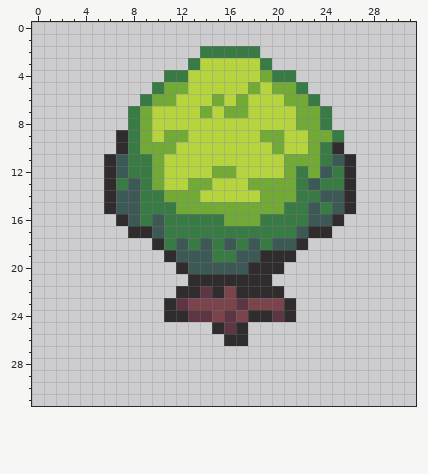
Two versions of one pixel-art file, Assets/Resources/Art/Area Tiles/Trees/leafy_green.aseprite. The picture above is the old version.
32x32 pixels, 1 frame.
Once edited:
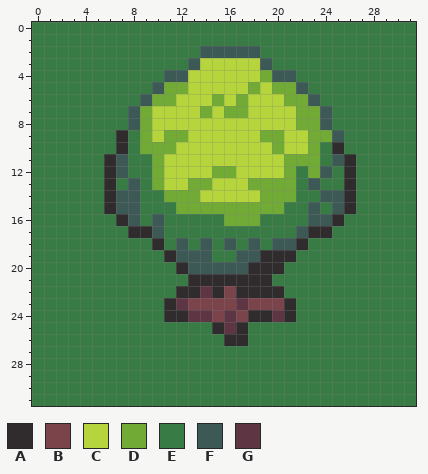
Palette (. is transparent): A #302c2e  B #7a444a  C #b6d53c  D #71aa34  E #397b44  F #3c5956  G #5e3643
The edit:
@@ x 0..31 @@
- 0 ................................
- 1 ................................
- 2 ..............EEEEE.............
- 3 .............ECCCCCE............
- 4 ...........EECCCCCCDEE..........
- 5 ..........EDDCCCCCDCDDE.........
- 6 .........EDDCCCDCDCCCDDE........
- 7 ........EDCCCCDCDDCCCCDDE.......
- 8 ........EDCCCCCCCCCCCCDDE.......
- 9 .......AEDCDDCCCCCCDDCCDDE......
-10 .......AEDDDCCCCCCCCDCCDEA......
-11 ......AFEEDCCCCCCCCCCDDDEFA.....
-12 ......AFEEDCCCCDDCCCCDEDFEA.....
-13 ......AEFEDCCDDCCCDDDDEFEEA.....
-14 ......AFFEEDDDCCCCCDDDEEFFA.....
-15 ......AFFEEEDDDDDDDDDEEFEFA.....
-16 .......AFEFEEEEEDDDEEEEFFA......
-17 ........AAFEEEEEEEEEEEFAA.......
-18 ..........AEFEFEFEFEFFA.........
-19 ...........AFFFEEFFAAA..........
-20 ............AFFFFFAAA...........
-21 .............AAAAAAA............
-22 ............AAGABAAAA...........
-23 ...........AGBBBBGBBBA..........
-24 ...........AAGGBGBAAGA..........
-25 ...............AGA..............
-26 ................AA..............
-27 ................................
-28 ................................
-29 ................................
-30 ................................
-31 ................................
+ 0 EEEEEEEEEEEEEEEEEEEEEEEEEEEEEEEE
+ 1 EEEEEEEEEEEEEEEEEEEEEEEEEEEEEEEE
+ 2 EEEEEEEEEEEEEEFFFFFEEEEEEEEEEEEE
+ 3 EEEEEEEEEEEEEFCCCCCFEEEEEEEEEEEE
+ 4 EEEEEEEEEEEFFCCCCCCDFFEEEEEEEEEE
+ 5 EEEEEEEEEEFDDCCCCCDCDDFEEEEEEEEE
+ 6 EEEEEEEEEFDDCCCDCDCCCDDFEEEEEEEE
+ 7 EEEEEEEEFDCCCCDCDDCCCCDDFEEEEEEE
+ 8 EEEEEEEEFDCCCCCCCCCCCCDDFEEEEEEE
+ 9 EEEEEEEAEDCDDCCCCCCDDCCDDFEEEEEE
+10 EEEEEEEAEDDDCCCCCCCCDCCDEAEEEEEE
+11 EEEEEEAFEEDCCCCCCCCCCDDDEFAEEEEE
+12 EEEEEEAFEEDCCCCDDCCCCDEDFEAEEEEE
+13 EEEEEEAEFEDCCDDCCCDDDDEFEEAEEEEE
+14 EEEEEEAFFEEDDDCCCCCDDDEEFFAEEEEE
+15 EEEEEEAFFEEEDDDDDDDDDEEFEFAEEEEE
+16 EEEEEEEAFEFEEEEEDDDEEEEFFAEEEEEE
+17 EEEEEEEEAAFEEEEEEEEEEEFAAEEEEEEE
+18 EEEEEEEEEEAEFEFEFEFEFFAEEEEEEEEE
+19 EEEEEEEEEEEAFFFEEFFAAAEEEEEEEEEE
+20 EEEEEEEEEEEEAFFFFFAAAEEEEEEEEEEE
+21 EEEEEEEEEEEEEAAAAAAAEEEEEEEEEEEE
+22 EEEEEEEEEEEEAAGABAAAAEEEEEEEEEEE
+23 EEEEEEEEEEEAGBBBBGBBBAEEEEEEEEEE
+24 EEEEEEEEEEEAAGGBGBAAGAEEEEEEEEEE
+25 EEEEEEEEEEEEEEEAGAEEEEEEEEEEEEEE
+26 EEEEEEEEEEEEEEEEAAEEEEEEEEEEEEEE
+27 EEEEEEEEEEEEEEEEEEEEEEEEEEEEEEEE
+28 EEEEEEEEEEEEEEEEEEEEEEEEEEEEEEEE
+29 EEEEEEEEEEEEEEEEEEEEEEEEEEEEEEEE
+30 EEEEEEEEEEEEEEEEEEEEEEEEEEEEEEEE
+31 EEEEEEEEEEEEEEEEEEEEEEEEEEEEEEEE
